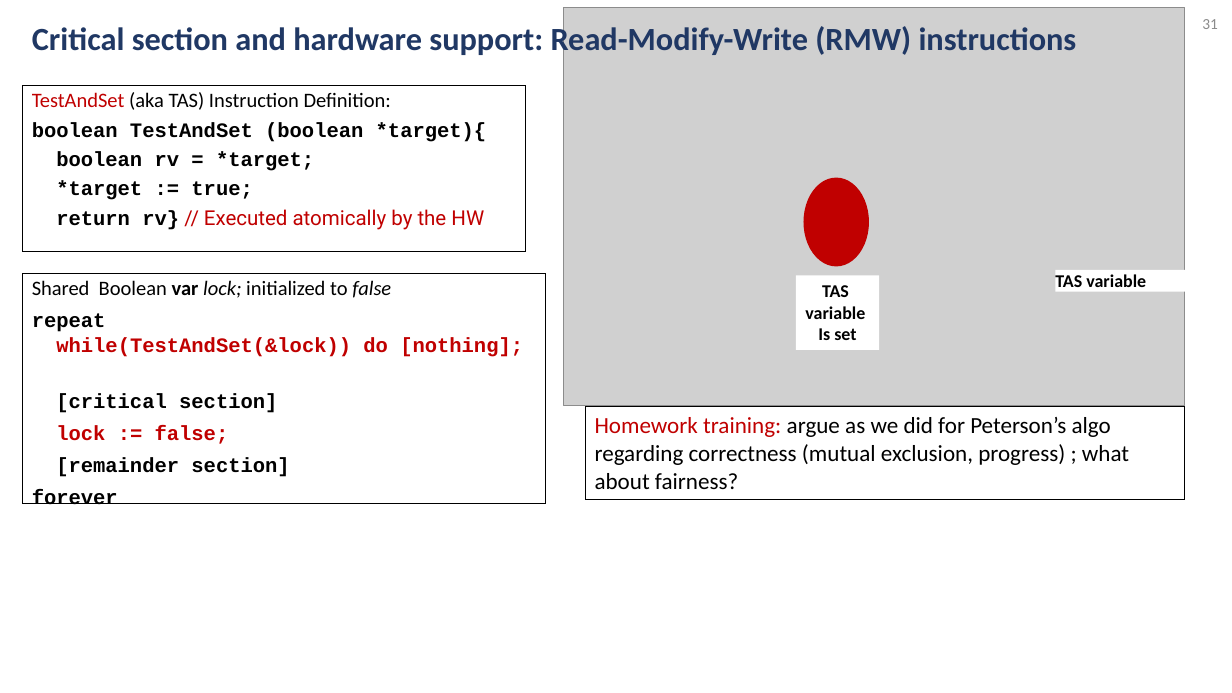
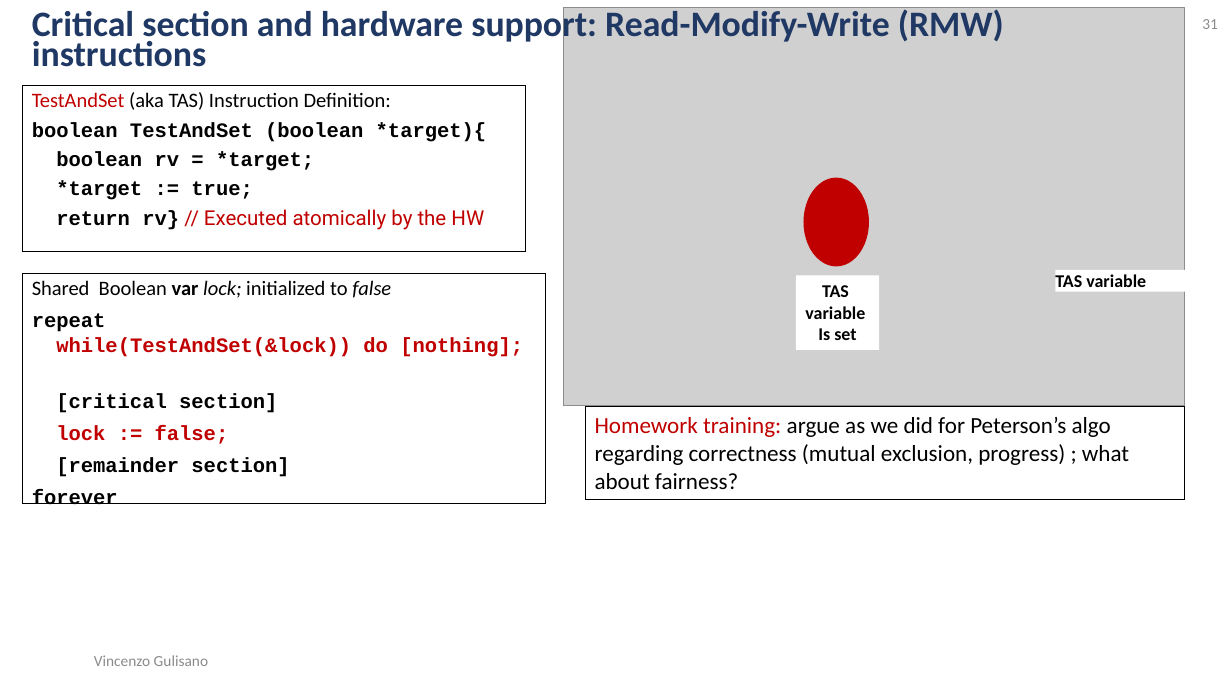
Before and after one commit to vincenzo-gulisano/os_material, a slide deck: slide 31 of slides/synchronization_part_1.pptx. Drawn at 1232x693 pixels with LibreOffice and Linux fonts; fonts in the diff are those of the drawing; grey boxes stand for pictures. Boxes give left, top, right and bottom in pixels: in the first picture for what was removed or moved away, otherwise in the second. Text is boxed around its words. In the diff, an @@ line names an element or a change of style, - is before the commit and + after.

```diff
--- a/slides/synchronization_part_1.pptx
+++ b/slides/synchronization_part_1.pptx
@@ text "Critical section and hardware support: ..." at (x1=32, y1=6, x2=1004, y2=67): size 25.2 to 27.9 pt @@
@@ text added at (x1=94, y1=655, x2=208, y2=666), 12 pt, text #8C8C8C @@
+Vincenzo Gulisano
```
Also in this commit, not shown: 44 other slides changed, 5 other files.
